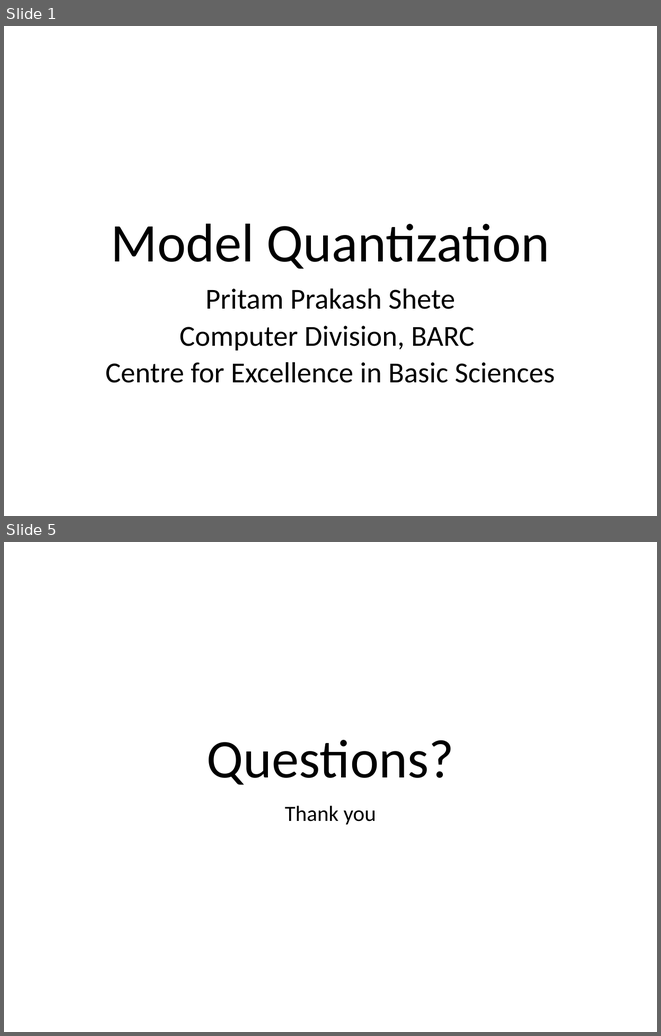
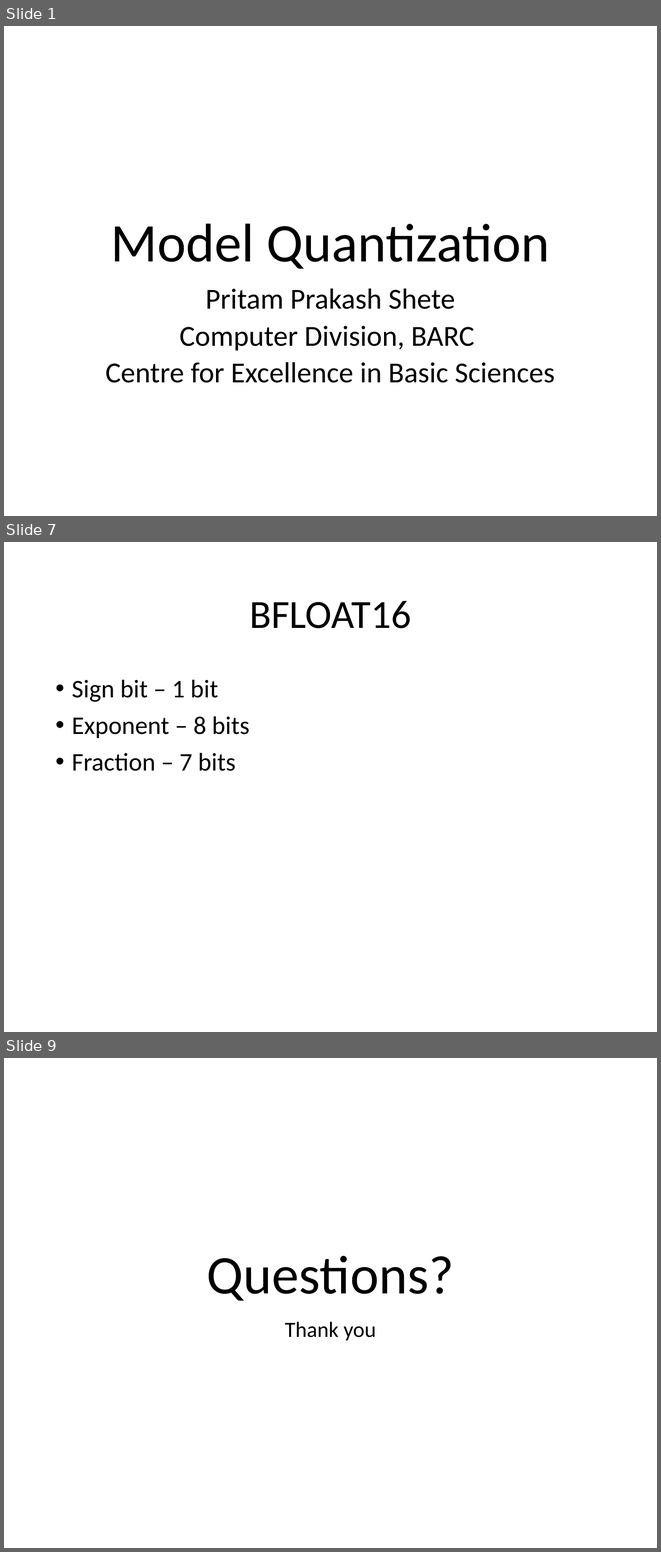
Before and after one commit to look4pritam/LargeLanguageModels, a slide deck: Presentations/ModelQuantization.pptx. Shown one above the other, each under a label of ours: slides 1 and 5 before the commit, slides 1, 7 and 9 after it; the slides between them are not shown. The pictures are 661x1036 and 661x1552 pixels, drawn with LibreOffice and Linux fonts; fonts in the diff are those of the drawing. Boxes give left, top, right and bottom in pixels: in the first picture for what was removed or moved away, otherwise in the second. Text is boxed around its words. In the diff, an @@ line names an element or a change of style, - is before the commit and + after.

```diff
--- a/Presentations/ModelQuantization.pptx
+++ b/Presentations/ModelQuantization.pptx
@@ slide 7 added at (4,542,657,1032), background #FFFFFF @@
@@ title added at (249,601,411,628), 44 pt, text #000000 @@
+BFLOAT16
@@ text added at (72,679,249,771), 28 pt, text #000000 @@
+• Sign bit – 1 bit
+• Exponent – 8 bits
+• Fraction – 7 bits
@@ what was slide 5 is now slide 9 @@
```
Also in this commit, not shown: 1 slide changed, 5 other slides added, 2 slides removed.
